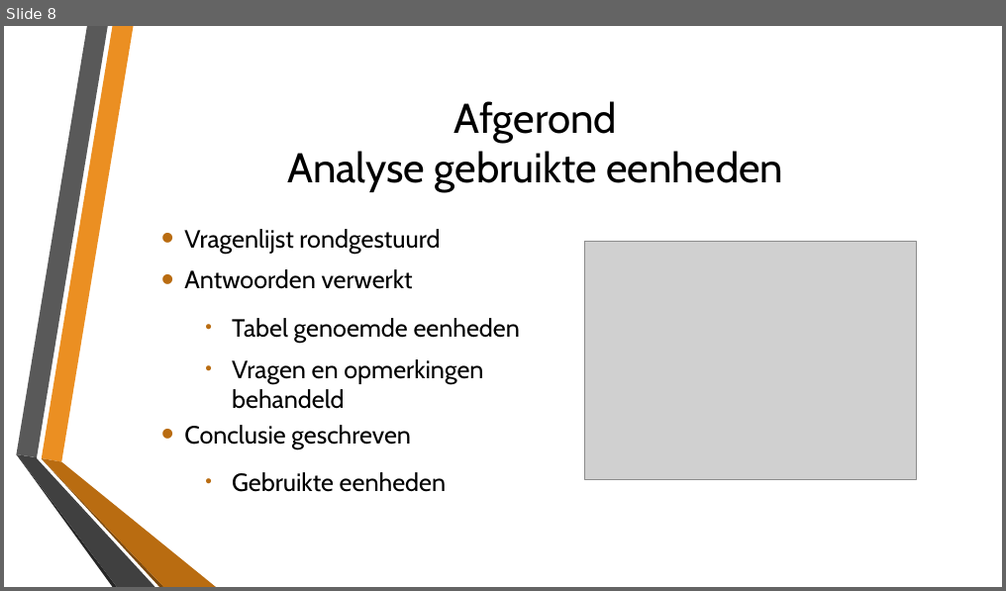
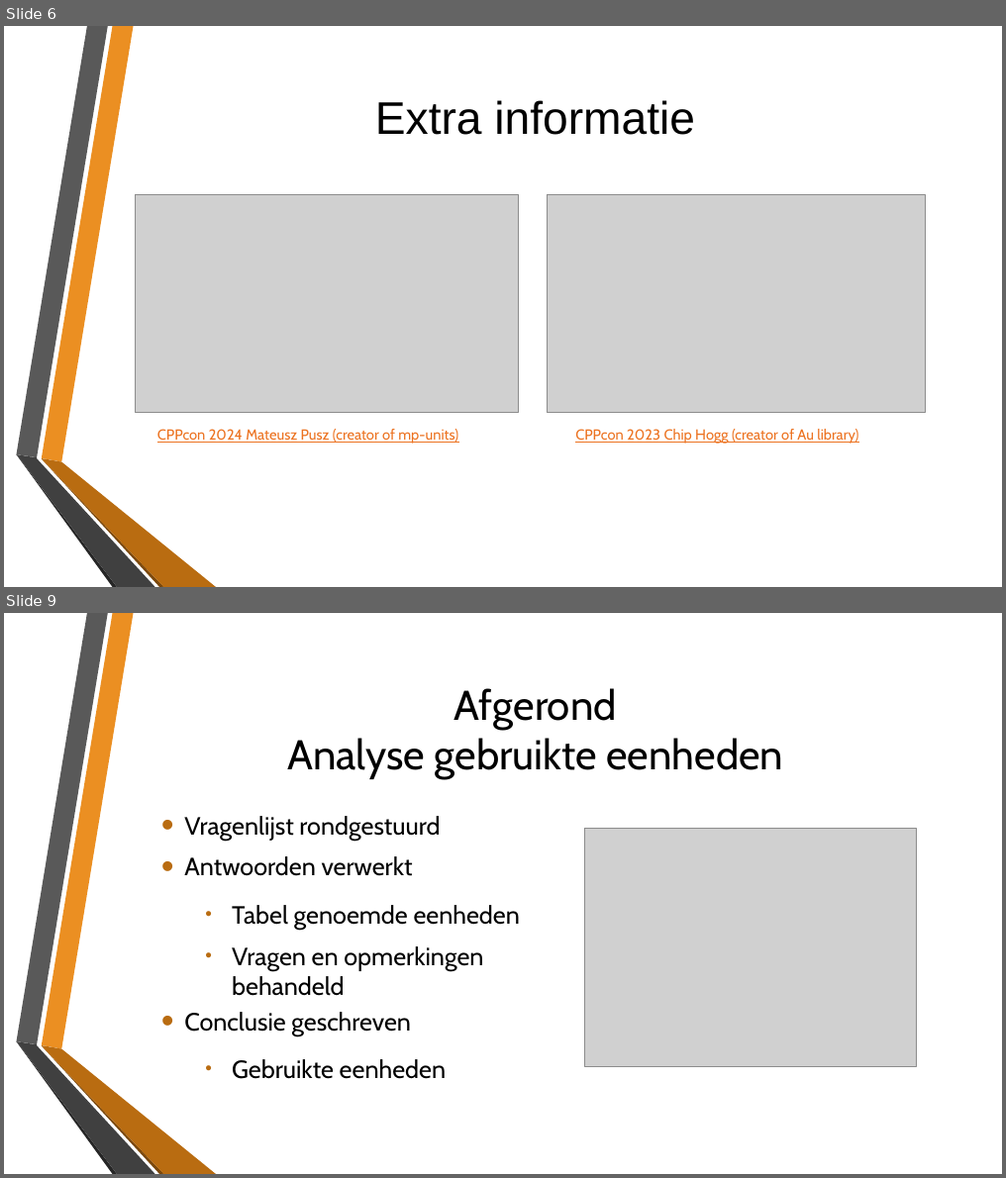
Before and after one commit to LarsSchool/school_repo, a slide deck: Stage Inspiro/Stagedocumenten/Eindpresentatie.pptx. Shown one above the other, each under a label of ours: slide 8 before the commit, slides 6 and 9 after it; the slides between them are not shown. The pictures are 1006x591 and 1006x1178 pixels, drawn with LibreOffice and Linux fonts; fonts in the diff are those of the drawing; grey boxes stand for pictures; background and template pictures are left out. Boxes give left, top, right and bottom in pixels: in the first picture for what was removed or moved away, otherwise in the second. Text is boxed around its words. In the diff, an @@ line names an element or a change of style, - is before the commit and + after.

```diff
--- a/Stage Inspiro/Stagedocumenten/Eindpresentatie.pptx
+++ b/Stage Inspiro/Stagedocumenten/Eindpresentatie.pptx
@@ slide 6 added at <box>4,26,1002,587</box>, background picture (left out); not listed: 6 template elements that a slide beside it also shows @@
@@ title added at <box>375,100,695,135</box>, 44 pt, text #000000 @@
+Extra informatie
@@ picture added at <box>135,194,519,413</box> @@
@@ picture added at <box>547,194,925,413</box> @@
@@ text added at <box>157,429,858,444</box>, 14 pt, text #EC7220, underline @@
+CPPcon 2024 Mateusz Pusz (creator of mp-units) CPPcon 2023 Chip Hogg (creator of Au library)
@@ what was slide 8 is now slide 9 @@
```
Also in this commit, not shown: 12 slides changed, 3 other slides added, 3 slides removed, 4 other files.
